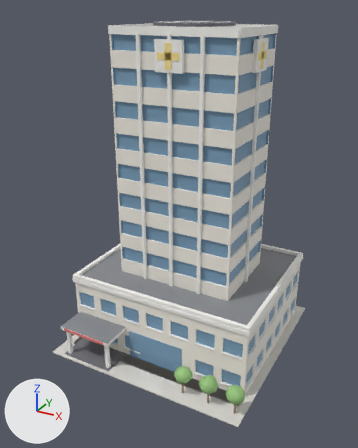
What one commit did to the glTF model assets/kit/civic/hospital.glb.
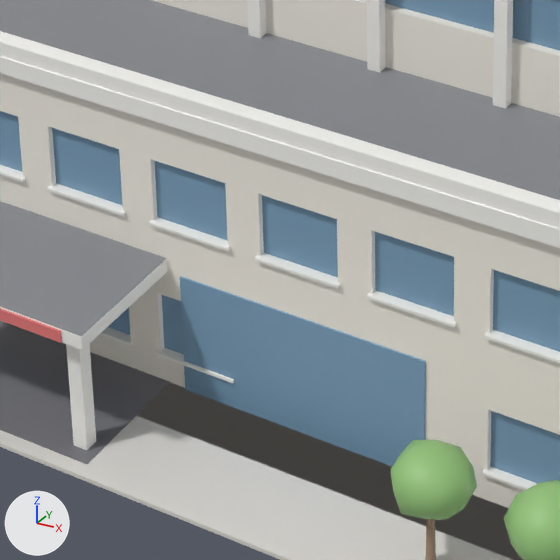
Each version is shown whole from a 50 mm lens placed at (24.7, -47.2, 38.2), pointed at (-0.3, -1.7, 15.4), then close up on the part from 25% to 59% of the width and 61% to 88% of the height. The axes (+X, +Y, +Z) are drawn at lower left. The lights are the same throughout. The last two pictures show the newer version. Vertices at exactly the same position are counted once.

Script lines for the objects in view, before the commit:
```python
me_hospital = bpy.data.meshes.new('hospital')
me_hospital.from_pydata(...)  # 1604 vertices, 2382 faces; spans x -12.0..12.0, y -12.0..12.0, z 0.0..36.8
me_hospital.materials.append(mat_wall)  # white #f6f1e7
me_hospital.materials.append(mat_trim)  # white #f9f8f3
me_hospital.materials.append(mat_roof)  # grey #898b90
me_hospital.materials.append(mat_glass)  # blue #7ca0bc
me_hospital.materials.append(mat_awning)  # pink #e77c7c
me_hospital.materials.append(mat_sign)  # yellow #ffe795
me_hospital.materials.append(mat_paving)  # light grey #dddad4
me_hospital.materials.append(mat_asphalt)  # grey #76767c
me_hospital.materials.append(mat_marking)  # white #f9f9f3
me_hospital.materials.append(mat_bark)  # beige #a0866f
me_hospital.materials.append(mat_leaves)  # green #95c47c
ob_hospital = bpy.data.objects.new('hospital', me_hospital)
ob_hospital.location = (0.0, 0.0, 0.0)
```
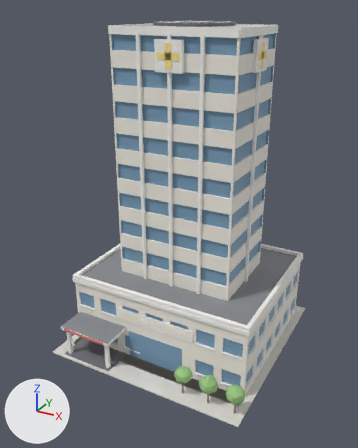
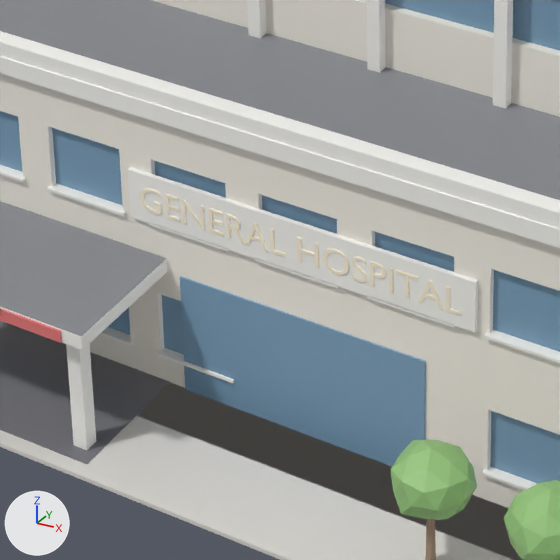
Pixel boxes [x1, y1, x2, y2] of what changed, in the close-ups (560 x 560 px):
part 1 of me_hospital, added
    after: [128, 167, 478, 332]
part 2 of me_hospital, added
    after: [389, 267, 393, 293]
part 3 of me_hospital, added
    after: [140, 188, 462, 316]

The change, as a list of edits to the scene's bpy script:
```text
Add mat_lamp:
    mat_lamp = principled_material('Lamp')
    mat_lamp.base_color = (1.0, 0.9, 0.7)  # pale yellow #fff3da
Change me_hospital:
    used by ob_hospital; location = (0.0, 0.0, 0.0)
    remove me_hospital.from_pydata(...)  # 1604 vertices, 2382 faces; spans x -12.0..12.0, y -12.0..12.0, z 0.0..36.8
    add me_hospital.from_pydata(...)  # 2502 vertices, 4100 faces; spans x -12.0..12.0, y -12.0..12.0, z 0.0..36.8
    me_hospital part 1: the loose piece of 8 vertices spanning x -1.2..1.2, y -8.1..-8.0, z 4.9..5.0 is copied, and the copy is scaled about its middle by (4.12, 1, 17.5), then moved by (0.0, 0.0, 0.7); it spans x -4.9..4.9, y -8.1..-8.0, z 5.0..6.4
    me_hospital part 2: a new loose piece, a box spanning x 2.59..2.688, y -8.145..-8.12, z 5.359..6.041, in mat_lamp (pale yellow #fff3da)
    me_hospital part 3: 882 vertices added at x -8.2..4.5, y -11.8..-8.1, z 4.0..6.0
    add me_hospital.materials.append(mat_lamp)  # pale yellow #fff3da
```
